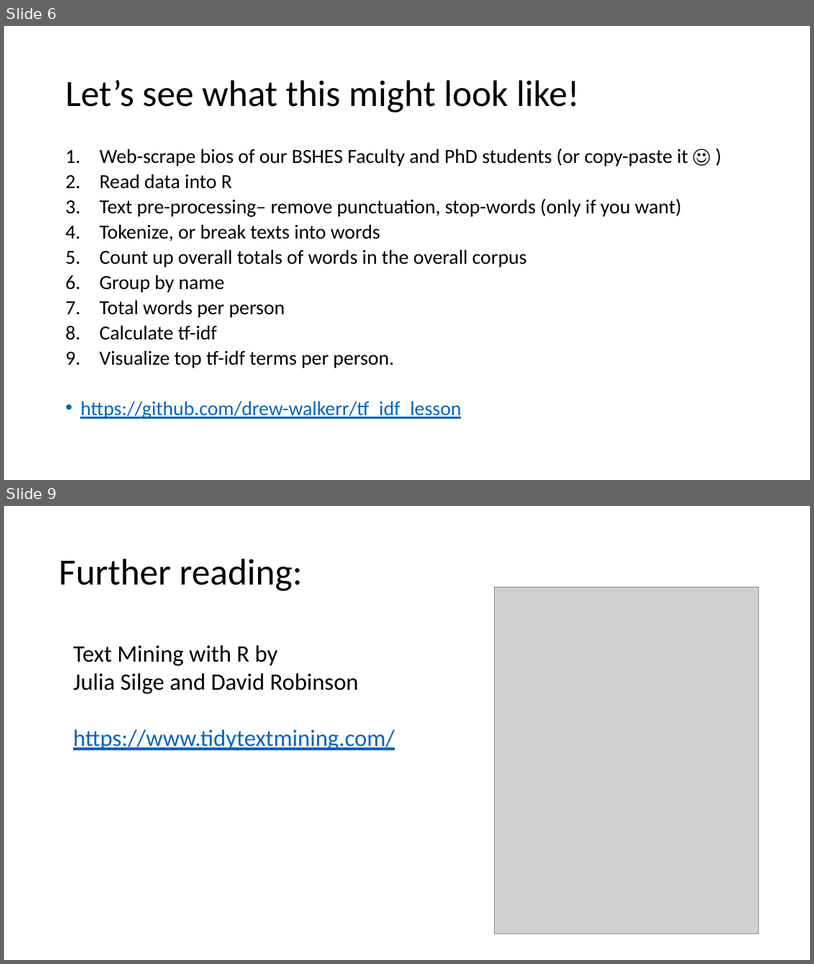
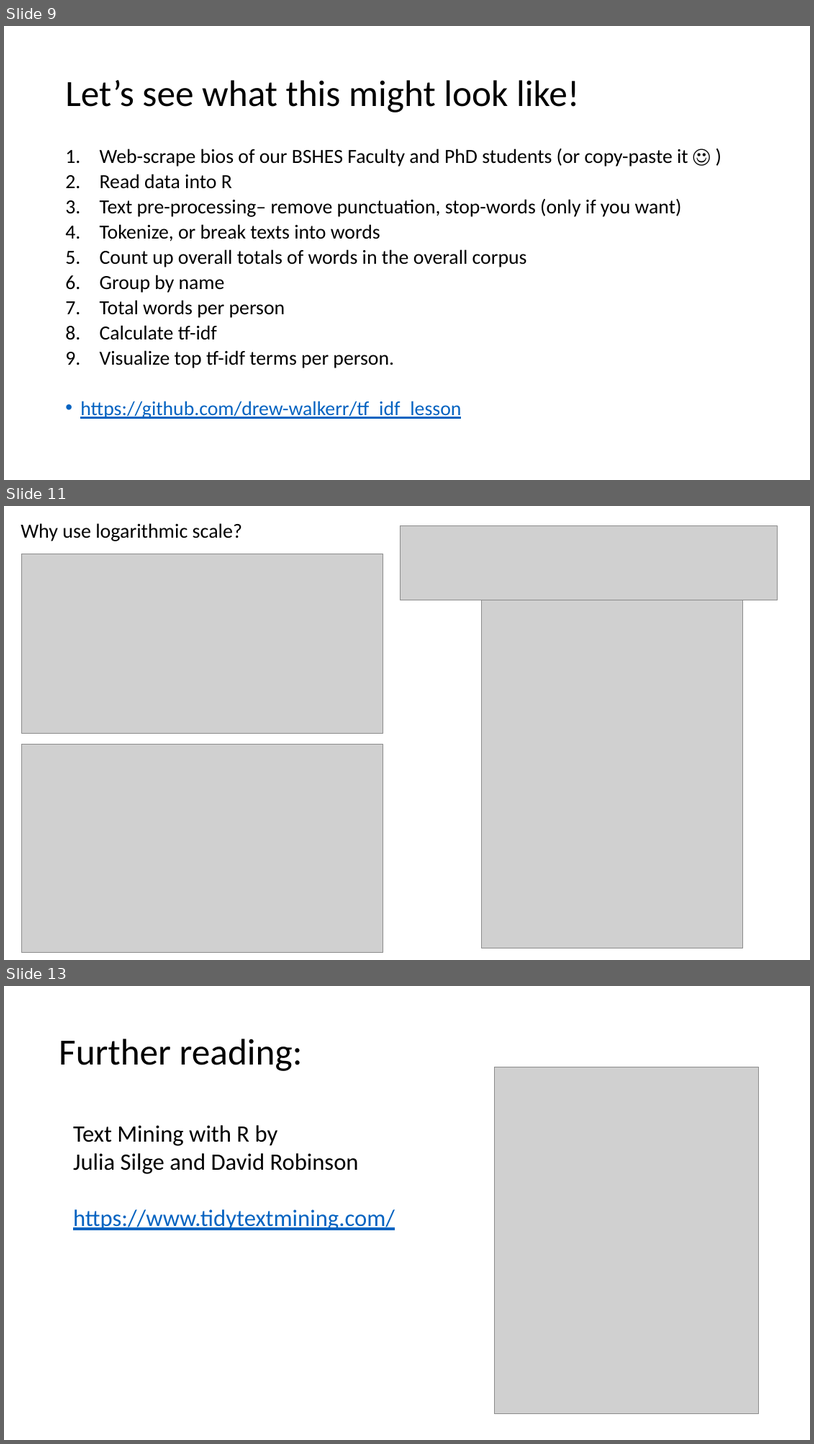
Before and after one commit to drew-walkerr/tf_idf_lesson, a slide deck: tf_idf teaching_in_pub_health.pptx. Shown one above the other, each under a label of ours: slides 6 and 9 before the commit, slides 9, 11 and 13 after it; the slides between them are not shown. The pictures are 814x964 and 814x1444 pixels, drawn with LibreOffice and Linux fonts; fonts in the diff are those of the drawing; grey boxes stand for pictures. Boxes give left, top, right and bottom in pixels: in the first picture for what was removed or moved away, otherwise in the second. Text is boxed around its words. In the diff, an @@ line names an element or a change of style, - is before the commit and + after.

```diff
--- a/tf_idf teaching_in_pub_health.pptx
+++ b/tf_idf teaching_in_pub_health.pptx
@@ slide 11 added at bbox=[4, 506, 810, 960], background #FFFFFF @@
@@ text added at bbox=[21, 523, 242, 541], 24 pt, text #000000 @@
+Why use logarithmic scale?
@@ picture added at bbox=[400, 526, 778, 600] @@
@@ picture added at bbox=[21, 554, 383, 733] @@
@@ picture added at bbox=[482, 594, 744, 947] @@
@@ picture added at bbox=[21, 744, 383, 952] @@
@@ what was slide 6 is now slide 9 @@
@@ what was slide 9 is now slide 13 @@
```
Also in this commit, not shown: 2 slides changed, 3 other slides added, 1 other file.
